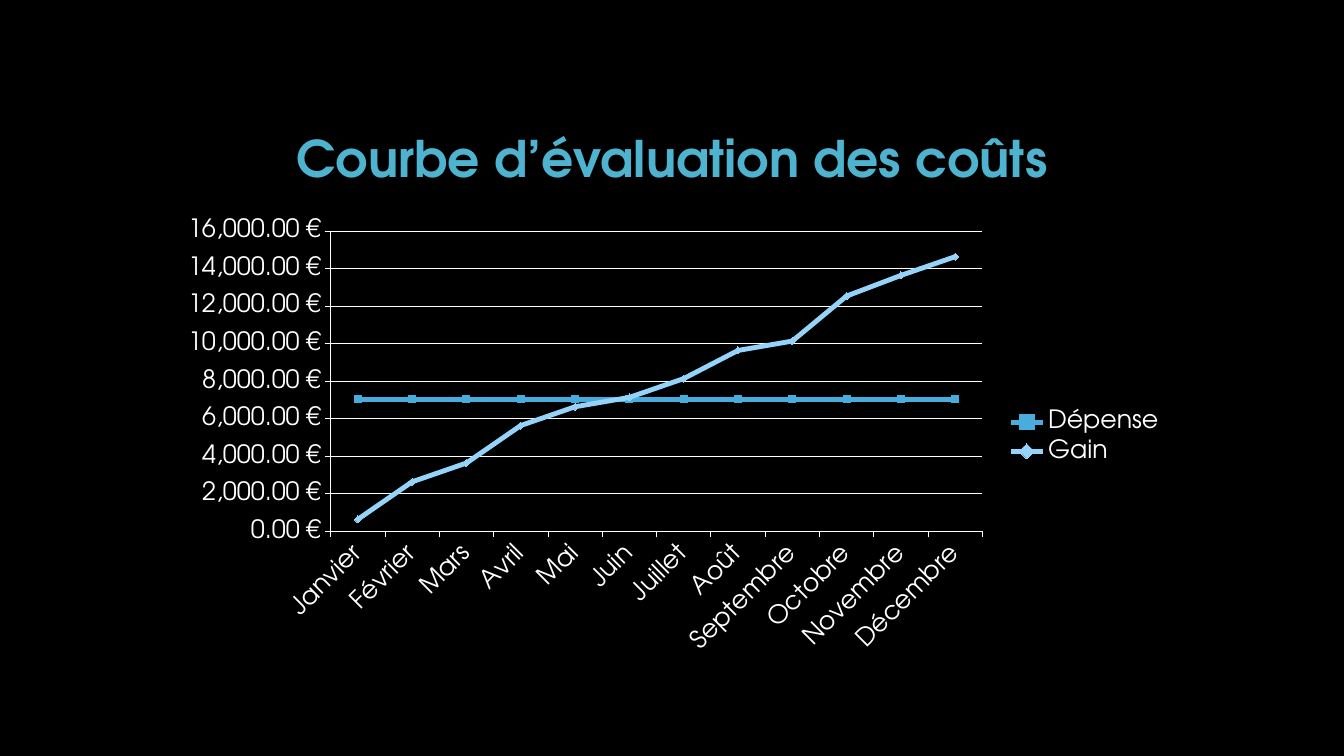
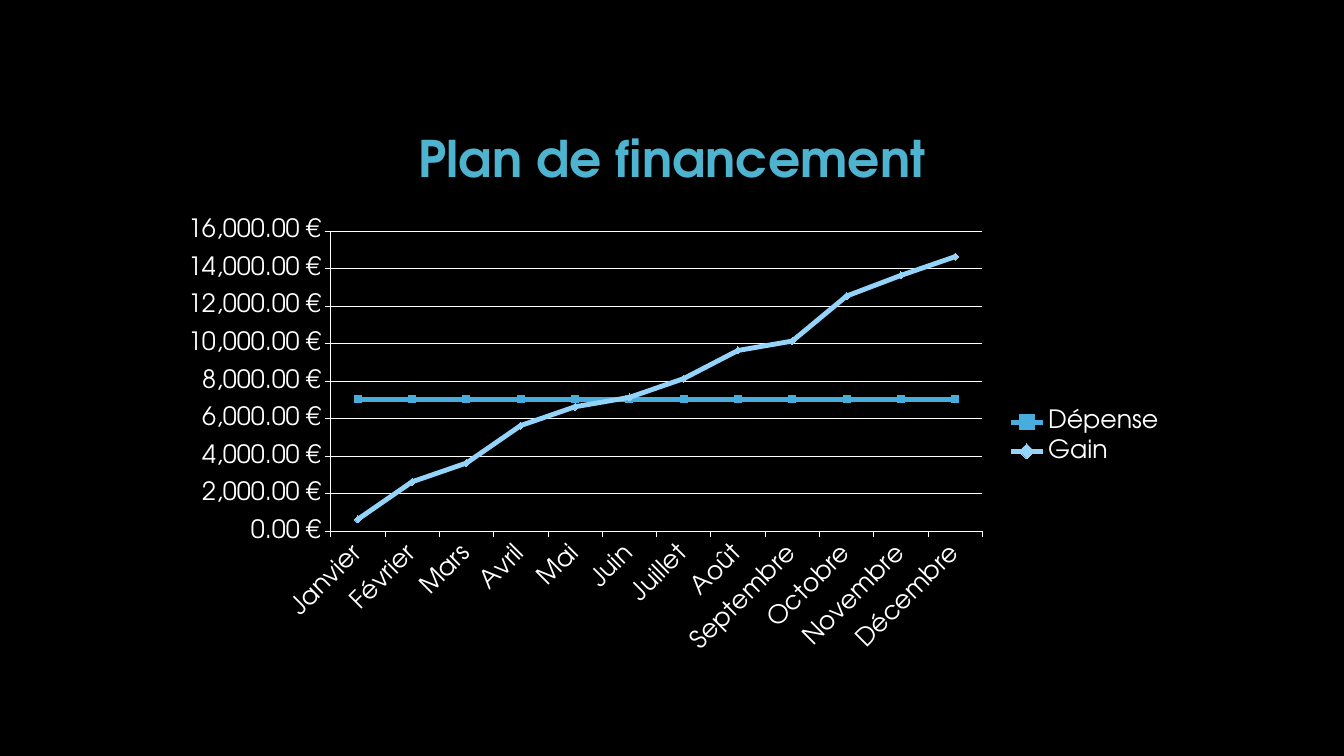
Before and after one commit to HugoPoi/mysourceproject, a slide deck: slide 6 of PowertPoint_Soutenance_Vendredi/MySourceProject_true_final.pptx. Drawn at 1344x756 pixels with LibreOffice and Linux fonts; fonts in the diff are those of the drawing; background and template pictures are left out. Boxes give left, top, right and bottom in pixels: in the first picture for what was removed or moved away, otherwise in the second. Text is boxed around its words. In the diff, an @@ line names an element or a change of style, - is before the commit and + after.

```diff
--- a/PowertPoint_Soutenance_Vendredi/MySourceProject_true_final.pptx
+++ b/PowertPoint_Soutenance_Vendredi/MySourceProject_true_final.pptx
@@ title at (418,138,925,178): text changed @@
-Courbe d’évaluation des coûts
+Plan de financement
```
Also in this commit, not shown: 4 other slides changed, 3 slides added, 3 slides removed, 2 other files.
